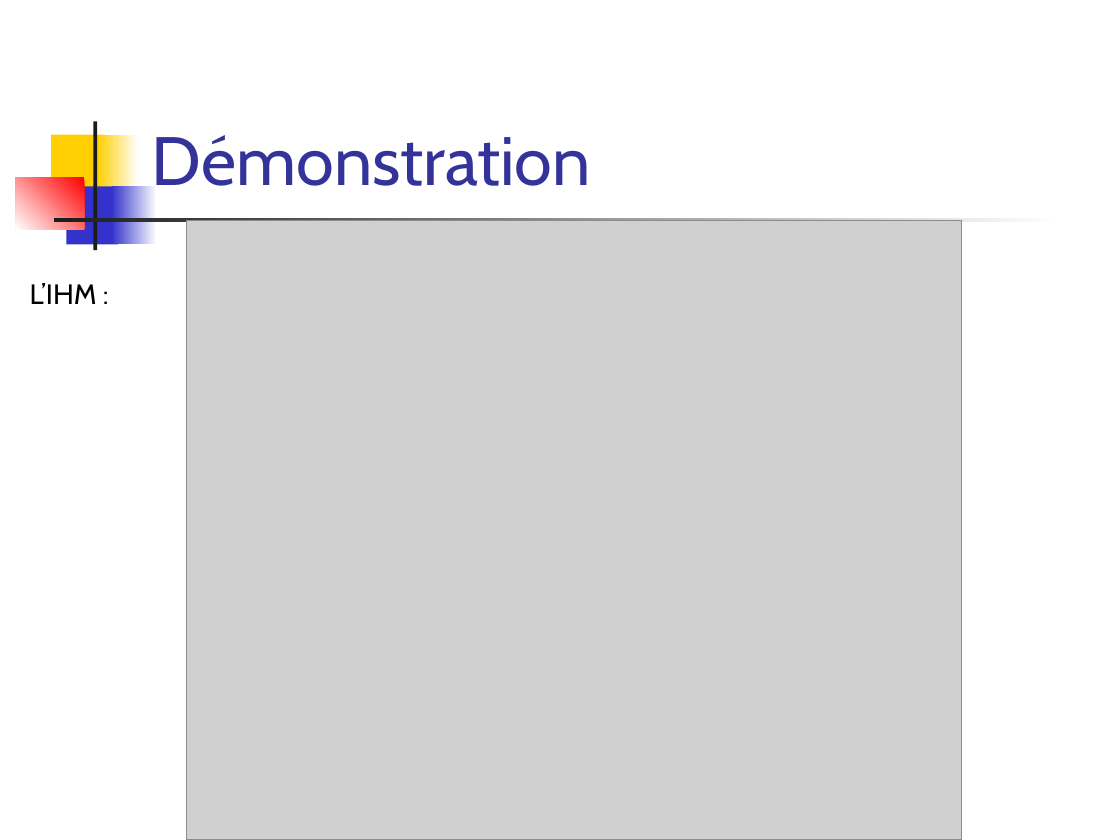
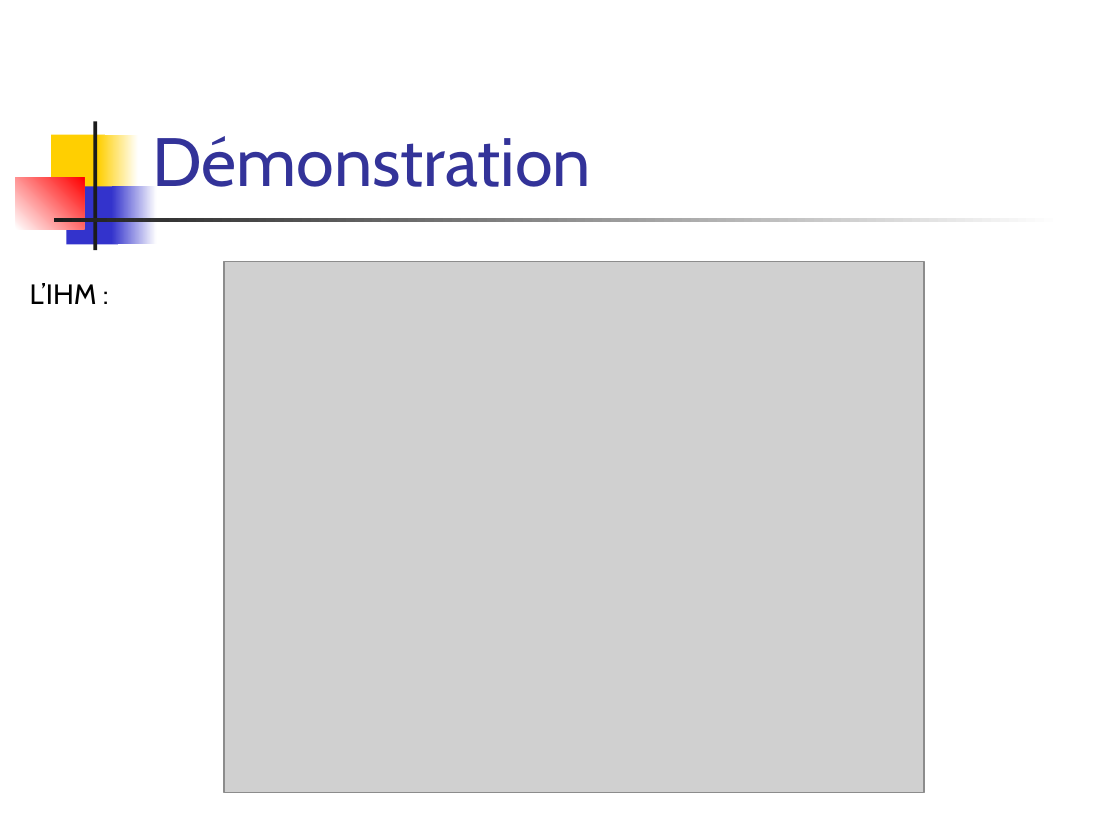
Before and after one commit to becharib/Calendar, a slide deck: slide 14 of Présentation/Soutenance projet.ppt. Drawn at 1120x840 pixels with LibreOffice and Linux fonts; fonts in the diff are those of the drawing; grey boxes stand for pictures. Boxes give left, top, right and bottom in pixels: in the first picture for what was removed or moved away, otherwise in the second. Text is boxed around its words. In the diff, an @@ line names an element or a change of style, - is before the commit and + after.

```diff
--- a/Présentation/Soutenance projet.ppt
+++ b/Présentation/Soutenance projet.ppt
@@ rectangle at (54,218,1062,222): fill gradient #FFFFFF to #1C1C1C to gradient #1C1C1C to #FFFFFF @@
@@ picture: place and size @@
-picture at (187,221,962,840)
+picture at (224,261,924,792)
```
Also in this commit, not shown: 14 other slides changed.
